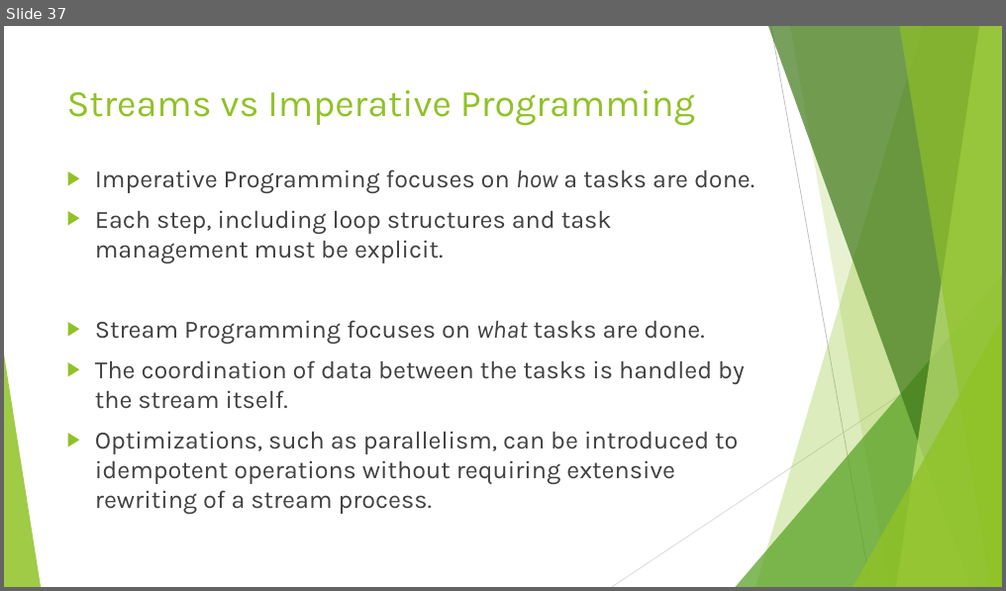
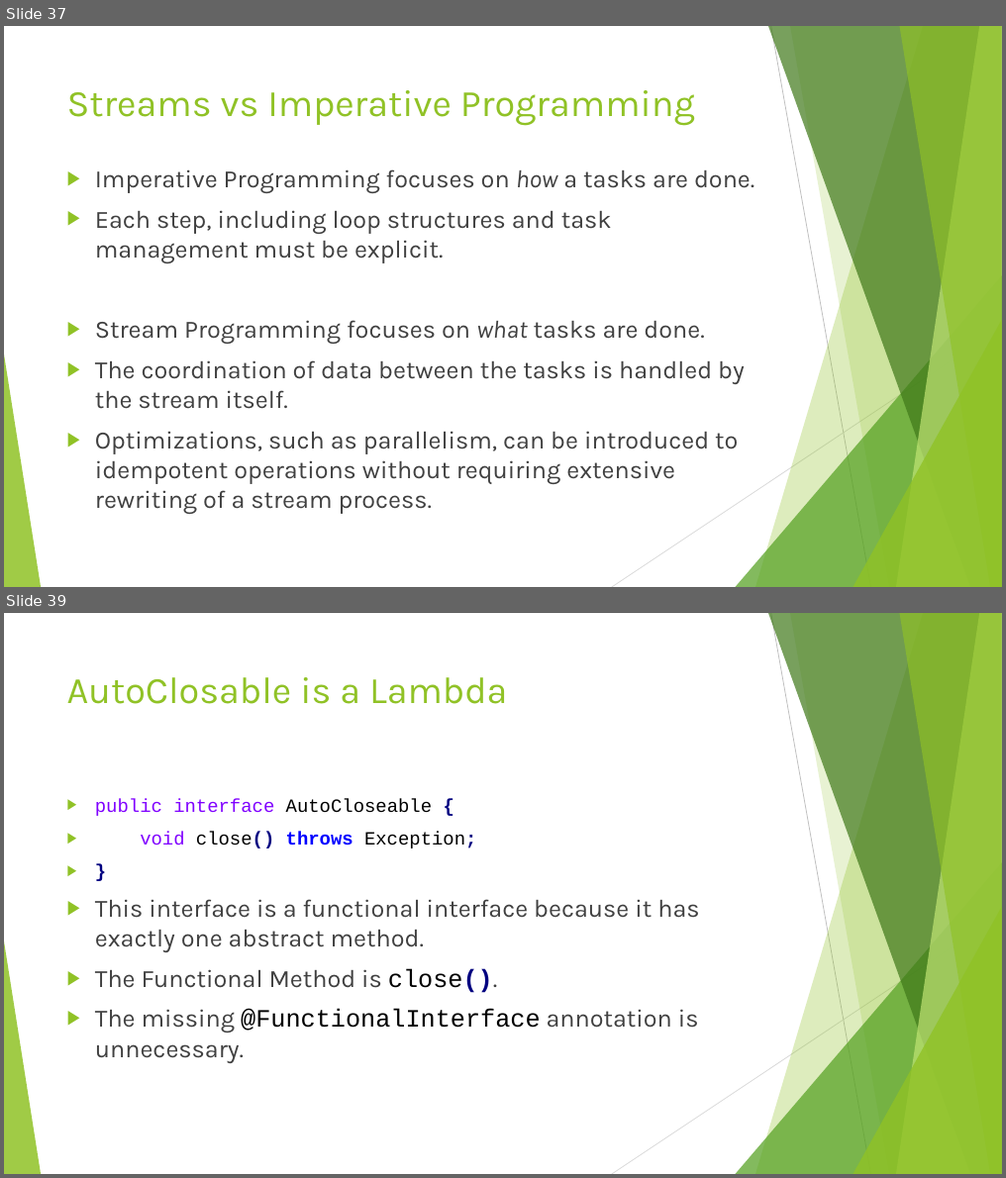
Before and after one commit to RichardRoda/2017-CodePaLOUsa-Lambda, a slide deck: Learning to Love the Lambda in the Stream.pptx. Shown one above the other, each under a label of ours: slide 37 before the commit, slides 37 and 39 after it; the slides between them are not shown. The pictures are 1006x591 and 1006x1178 pixels, drawn with LibreOffice and Linux fonts; fonts in the diff are those of the drawing. Boxes give left, top, right and bottom in pixels: in the first picture for what was removed or moved away, otherwise in the second. Text is boxed around its words. In the diff, an @@ line names an element or a change of style, - is before the commit and + after.

Commit message:
Remove section about unit testing.  Add section about AutoCloseable as lambda and the CloseIt library.

```diff
--- a/Learning to Love the Lambda in the Stream.pptx
+++ b/Learning to Love the Lambda in the Stream.pptx
@@ slide 39 added at (x1=4, y1=613, x2=1002, y2=1174), background #FFFFFF; not listed: 10 template elements that a slide beside it also shows @@
@@ title added at (x1=67, y1=677, x2=507, y2=704), 36 pt, text #90C226 @@
+AutoClosable is a Lambda
@@ text added at (x1=95, y1=799, x2=699, y2=1063), 24 pt, text #404040 @@
+▶ public interface AutoCloseable {
+▶ void close() throws Exception;
+▶ }
+▶ This interface is a functional interface because it has exactly one abstract method.
+▶ The Functional Method is close().
+▶ The missing @FunctionalInterface annotation is unnecessary.
```
Also in this commit, not shown: 2 slides changed, 8 other slides added, 4 slides removed, 1 other file.
